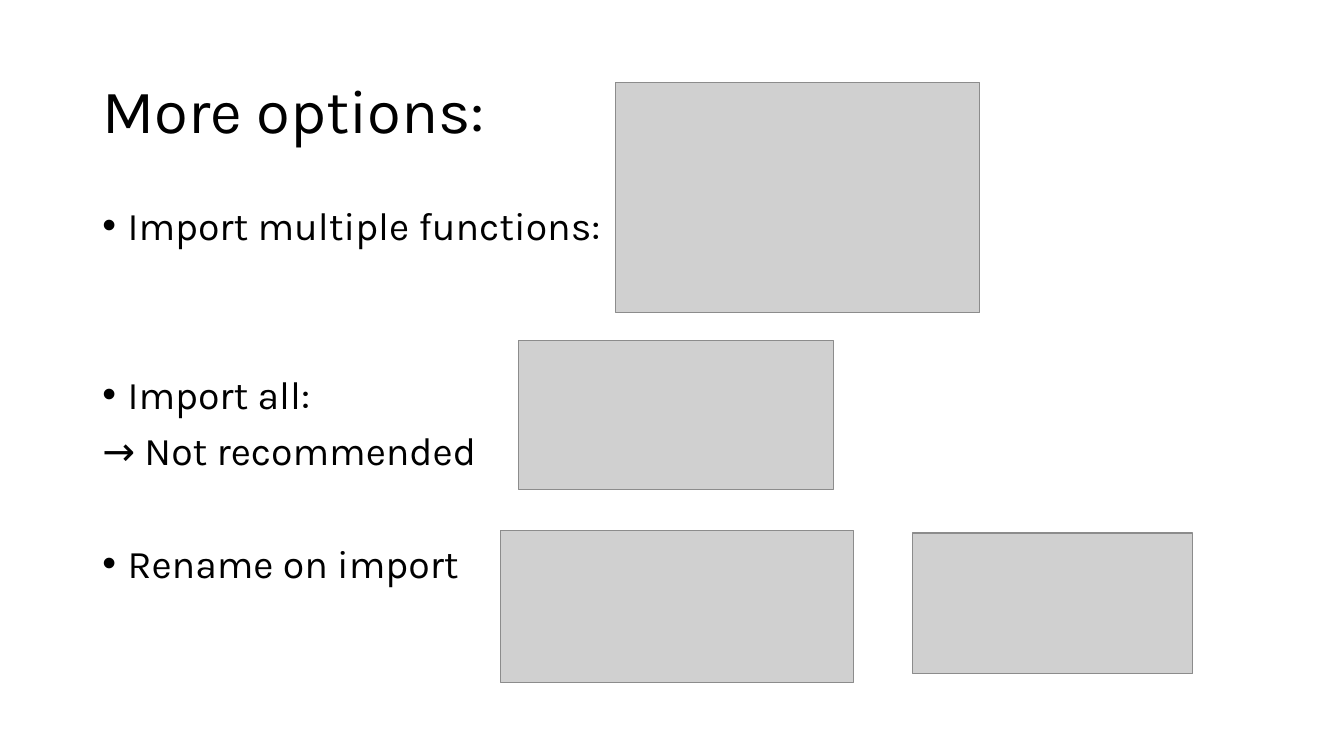
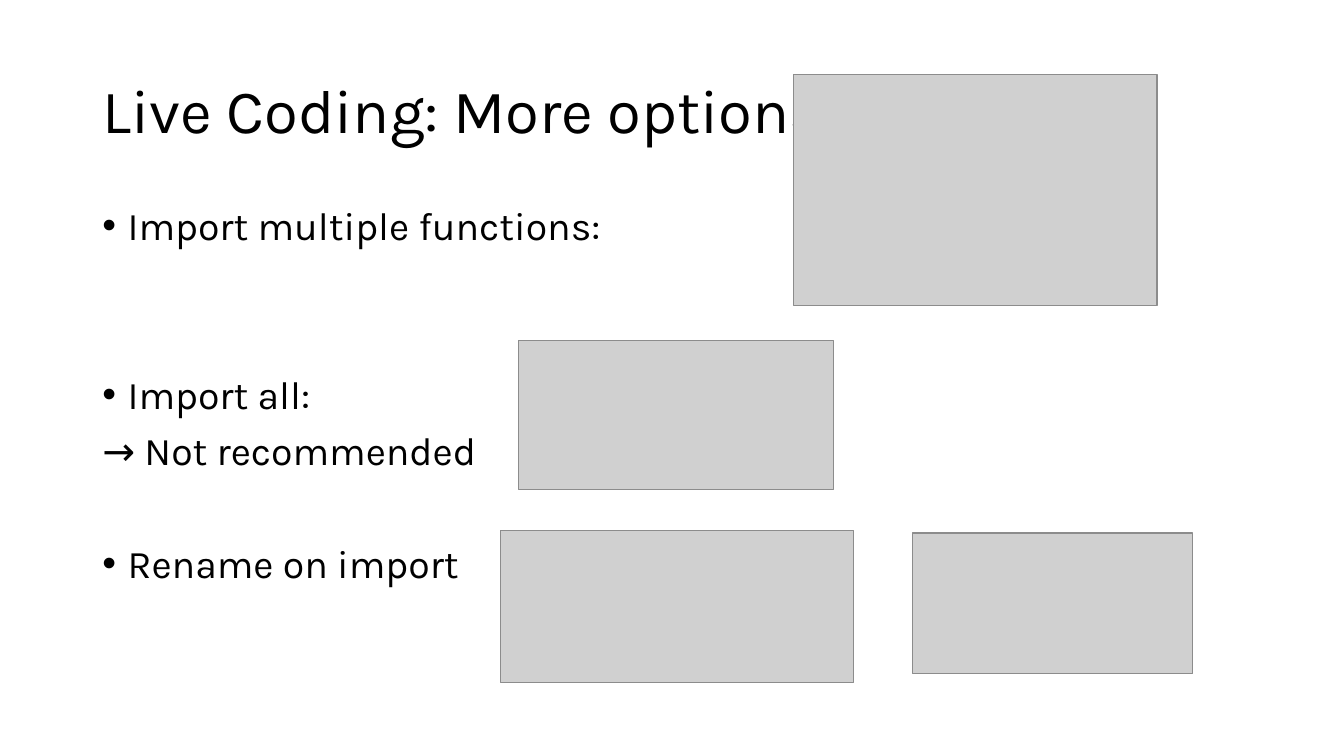
Before and after one commit to jonathanbollig/pycophy, a slide deck: slide 3 of Lectures/Chunk 7 - Imports.pptx. Drawn at 1344x756 pixels with LibreOffice and Linux fonts; fonts in the diff are those of the drawing; grey boxes stand for pictures. Boxes give left, top, right and bottom in pixels: in the first picture for what was removed or moved away, otherwise in the second. Text is boxed around its words. In the diff, an @@ line names an element or a change of style, - is before the commit and + after.

```diff
--- a/Lectures/Chunk 7 - Imports.pptx
+++ b/Lectures/Chunk 7 - Imports.pptx
@@ title at (102, 78, 836, 148): text changed @@
-More options:
+Live Coding: More options:
@@ picture: place and size @@
-picture at (616, 83, 980, 314)
+picture at (793, 75, 1157, 306)
```
Also in this commit, not shown: 1 other slide changed, 3 other files.
